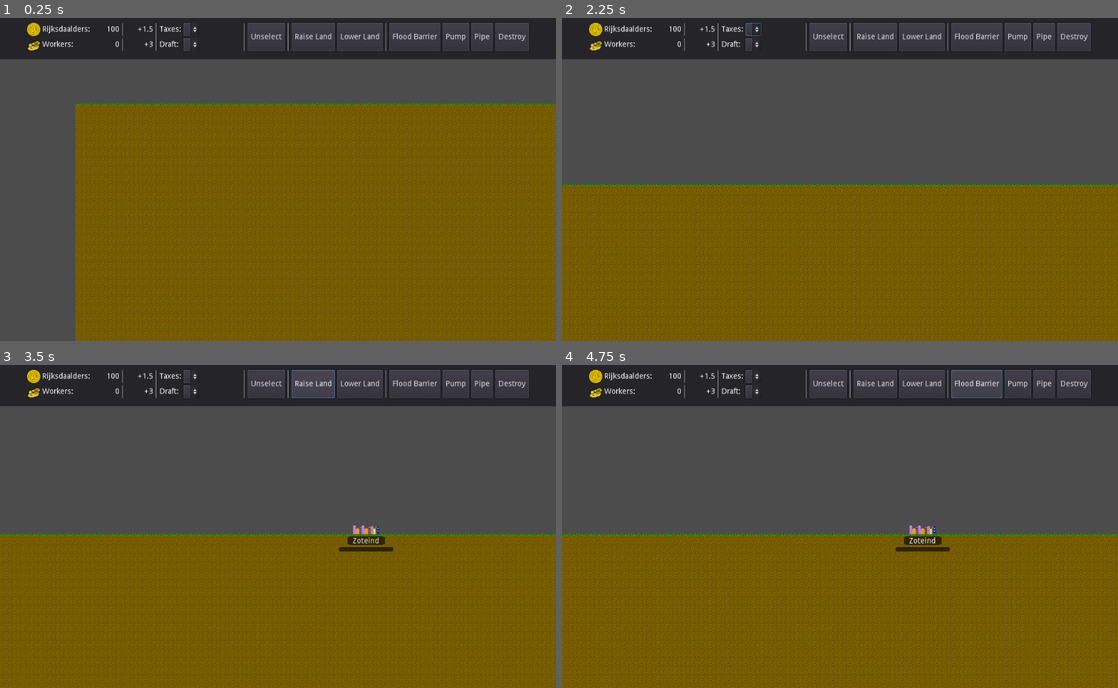
Above: before the commit, frames 1-4 (two rows, left to right).
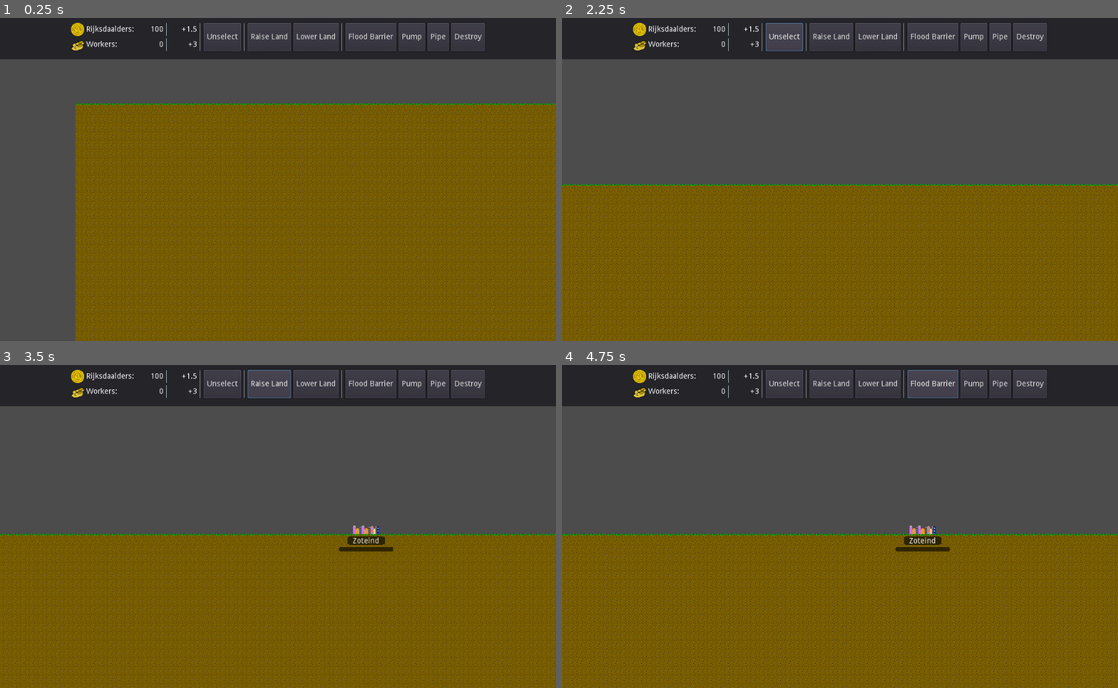
Above: after the commit, the same moments.

Repository: Groogy/LudumDare49
Game: Godot game, scene res://scenes/Game.tscn
Two runs of this game, one before a commit and one after it. Both use one fixed random seed, a clock stepped at 60 frames per second and the inputs below.
Inputs (mouse positions are in pixels of both pictures, inside the frame that each line leads up to):
- Up to frame 1 (0.25 s): no input
- Up to frame 2 (2.25 s): click (751, 30) at 0.52 s; click (751, 43) at 1.27 s; click "Unselect" at 2 s
- Up to frame 3 (3.5 s): click "Raise Land" at 2.75 s
- Up to frame 4 (4.75 s): click "Lower Land" at 3.5 s; click "Flood Barrier" at 4.25 s

The runs differ from the first frame. In frame 1, 2.4% of the frame differs, in the area x 4-96%, y 1-11%; in frame 2, 2.6%; in frame 3, 2.5%; in frame 4, 2.5%.

Commit message:
Removed laws from interface

Diff:
--- a/logic/entities/SettlementGrowth.gd
+++ b/logic/entities/SettlementGrowth.gd
@@ -76,4 +76,4 @@
 
 
 func _on_growth():
-	_current_growth_value += 0.05
+	_current_growth_value += 0.01
--- a/logic/interface/LawsLogic.gd
+++ /dev/null
@@ -1,4 +0,0 @@
-extends Node
-
-func _process(_delta: float) -> void:
-	pass
--- a/scenes/TopBarInterface.tscn
+++ b/scenes/TopBarInterface.tscn
@@ -1,10 +1,9 @@
-[gd_scene load_steps=6 format=2]
+[gd_scene load_steps=5 format=2]
 
 [ext_resource path="res://logic/interface/ConstructionLogic.gd" type="Script" id=1]
 [ext_resource path="res://art/coin.png" type="Texture" id=2]
 [ext_resource path="res://art/workers.png" type="Texture" id=3]
 [ext_resource path="res://logic/interface/ResourcesLogic.gd" type="Script" id=4]
-[ext_resource path="res://logic/interface/LawsLogic.gd" type="Script" id=5]
 
 [node name="TopBarInterface" type="Panel"]
 anchor_right = 1.0
@@ -24,9 +23,9 @@
 }
 
 [node name="AllContainer" type="HBoxContainer" parent="MarginContainer"]
-margin_left = 50.0
+margin_left = 131.0
 margin_top = 14.0
-margin_right = 974.0
+margin_right = 893.0
 margin_bottom = 66.0
 
 [node name="Resources" type="GridContainer" parent="MarginContainer/AllContainer"]
@@ -123,50 +122,9 @@
 margin_right = 240.0
 margin_bottom = 52.0
 
-[node name="Laws" type="GridContainer" parent="MarginContainer/AllContainer"]
+[node name="ConstructionButtons" type="HBoxContainer" parent="MarginContainer/AllContainer"]
 margin_left = 244.0
-margin_right = 394.0
-margin_bottom = 52.0
-rect_min_size = Vector2( 150, 0 )
-columns = 2
-
-[node name="LawsLogic" type="Node" parent="MarginContainer/AllContainer/Laws"]
-script = ExtResource( 5 )
-
-[node name="TaxesLabel" type="Label" parent="MarginContainer/AllContainer/Laws"]
-margin_right = 40.0
-margin_bottom = 24.0
-rect_min_size = Vector2( 0, 24 )
-text = "Taxes:"
-valign = 1
-
-[node name="TaxesOption" type="OptionButton" parent="MarginContainer/AllContainer/Laws"]
-margin_left = 44.0
-margin_right = 73.0
-margin_bottom = 24.0
-
-[node name="DraftLabel" type="Label" parent="MarginContainer/AllContainer/Laws"]
-margin_top = 28.0
-margin_right = 40.0
-margin_bottom = 52.0
-rect_min_size = Vector2( 0, 24 )
-text = "Draft: "
-valign = 1
-
-[node name="DraftOption" type="OptionButton" parent="MarginContainer/AllContainer/Laws"]
-margin_left = 44.0
-margin_top = 28.0
-margin_right = 73.0
-margin_bottom = 52.0
-
-[node name="VSeparator2" type="VSeparator" parent="MarginContainer/AllContainer"]
-margin_left = 398.0
-margin_right = 402.0
-margin_bottom = 52.0
-
-[node name="ConstructionButtons" type="HBoxContainer" parent="MarginContainer/AllContainer"]
-margin_left = 406.0
-margin_right = 924.0
+margin_right = 762.0
 margin_bottom = 52.0
 
 [node name="ConstructionLogic" type="Node" parent="MarginContainer/AllContainer/ConstructionButtons"]
--- a/scenes/entities/SettlementGrowth.tscn
+++ b/scenes/entities/SettlementGrowth.tscn
@@ -15,7 +15,7 @@
 
 [node name="GrowthTimer" type="Timer" parent="."]
 process_mode = 0
-wait_time = 10.0
+wait_time = 15.0
 autostart = true
 
 [connection signal="timeout" from="GrowthTimer" to="." method="_on_growth"]
